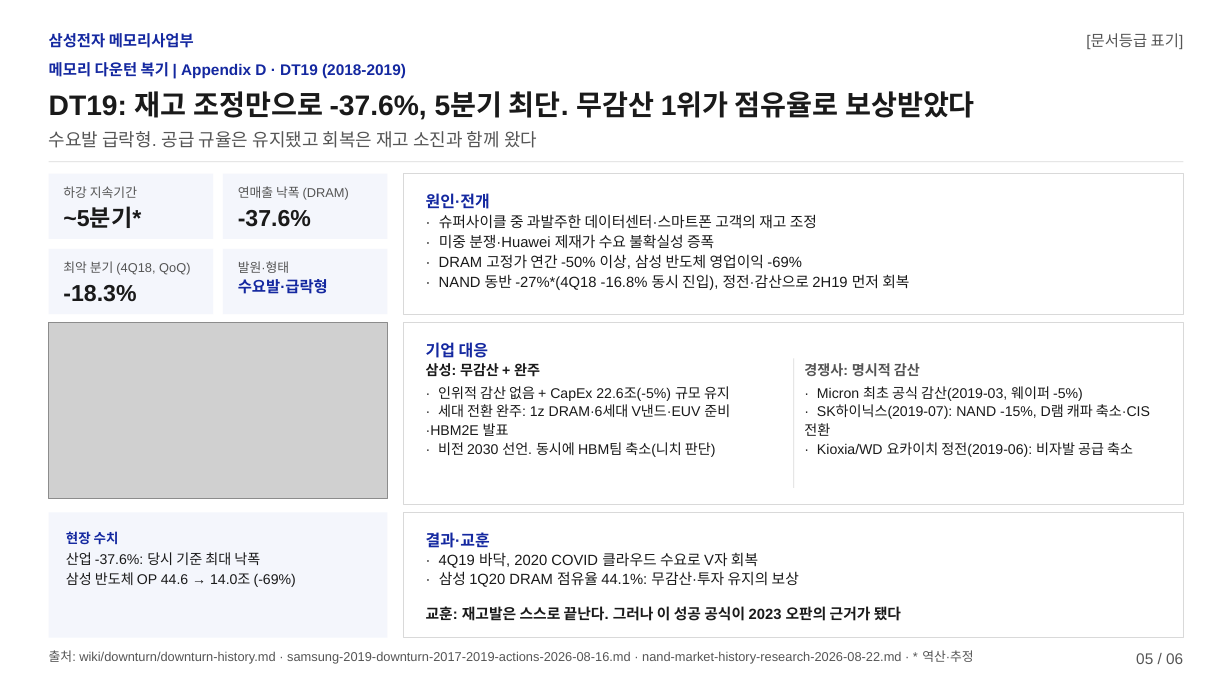
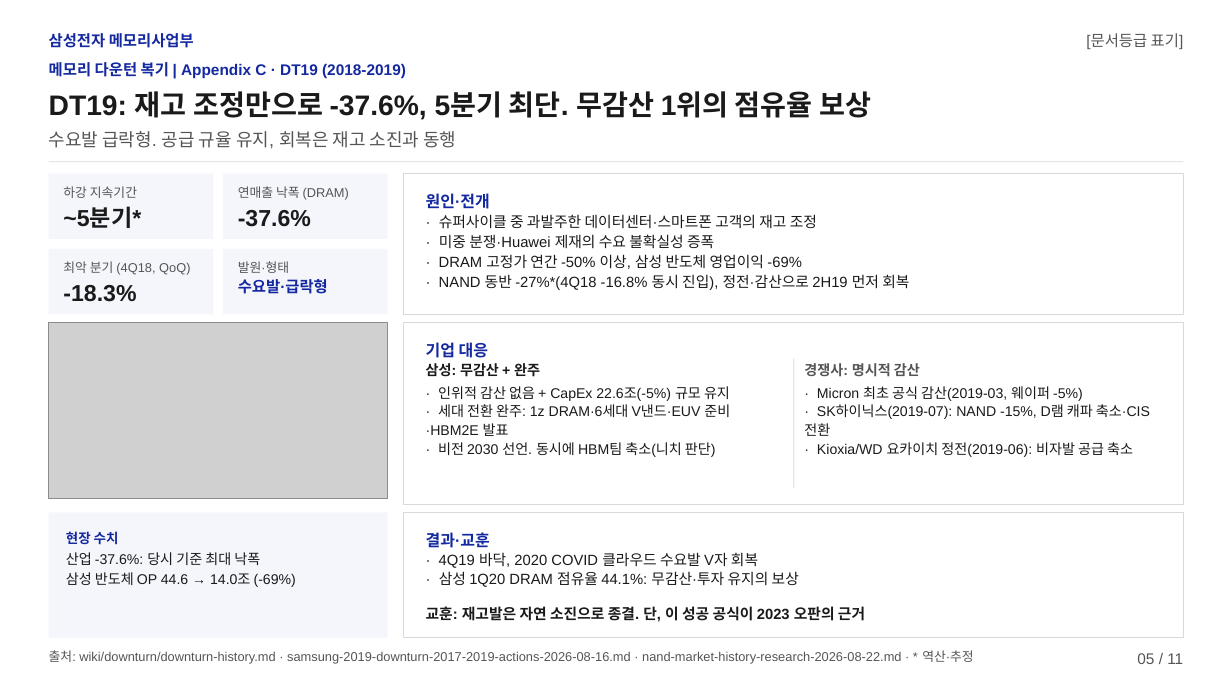
Before and after one commit to k31001/action-learning, a slide deck: slide 5 of outputs/presentation/downturn-review.pptx. Drawn at 1232x693 pixels with LibreOffice and Linux fonts; fonts in the diff are those of the drawing; grey boxes stand for pictures. Boxes give left, top, right and bottom in pixels: in the first picture for what was removed or moved away, otherwise in the second. Text is boxed around its words. In the diff, an @@ line names an element or a change of style, - is before the commit and + after.

```diff
--- a/outputs/presentation/downturn-review.pptx
+++ b/outputs/presentation/downturn-review.pptx
@@ text at [49, 62, 406, 78]: text changed @@
-메모리 다운턴 복기 | Appendix D · DT19 (2018-2019)
+메모리 다운턴 복기 | Appendix C · DT19 (2018-2019)
@@ text at [49, 91, 871, 120]: text changed @@
-DT19: 재고 조정만으로 -37.6%, 5분기 최단. 무감산 1위가 점유율로 보상받았다
+DT19: 재고 조정만으로 -37.6%, 5분기 최단. 무감산 1위의 점유율 보상
@@ text at [49, 131, 456, 148]: text changed @@
-수요발 급락형. 공급 규율은 유지됐고 회복은 재고 소진과 함께 왔다
+수요발 급락형. 공급 규율 유지, 회복은 재고 소진과 동행
@@ text at [439, 234, 714, 248]: text changed @@
-· 미중 분쟁·Huawei 제재가 수요 불확실성 증폭
+· 미중 분쟁·Huawei 제재의 수요 불확실성 증폭
@@ text at [439, 552, 758, 568]: text changed @@
-· 4Q19 바닥, 2020 COVID 클라우드 수요로 V자 회복
+· 4Q19 바닥, 2020 COVID 클라우드 수요발 V자 회복
@@ text at [426, 606, 865, 622]: text changed @@
-교훈: 재고발은 스스로 끝난다. 그러나 이 성공 공식이 2023 오판의 근거가 됐다
+교훈: 재고발은 자연 소진으로 종결. 단, 이 성공 공식이 2023 오판의 근거
@@ text at [1137, 653, 1183, 664]: text changed @@
-05 / 06
+05 / 11
```
Also in this commit, not shown: 5 other slides changed, 5 slides added, 12 other files.
